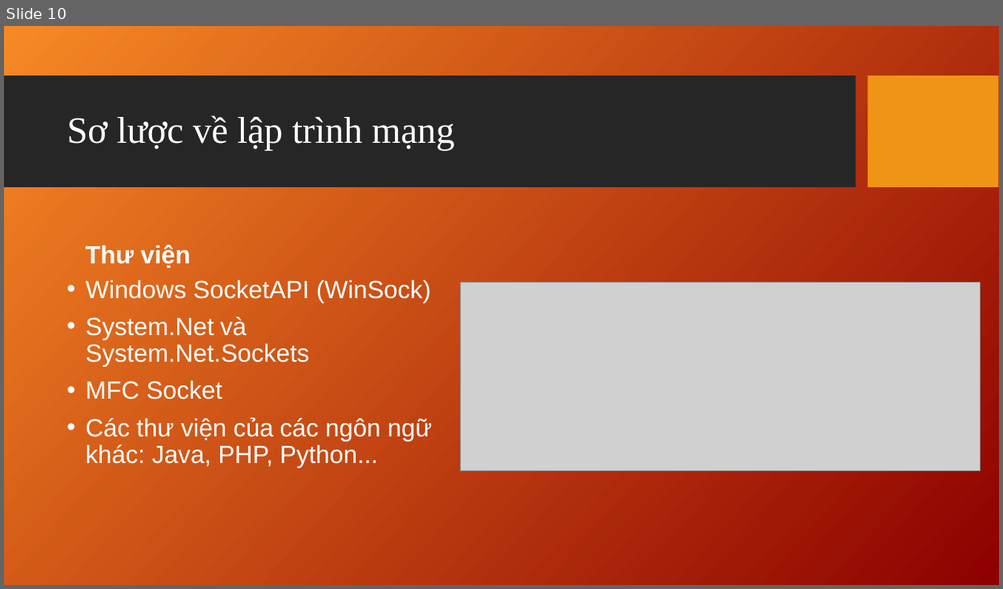
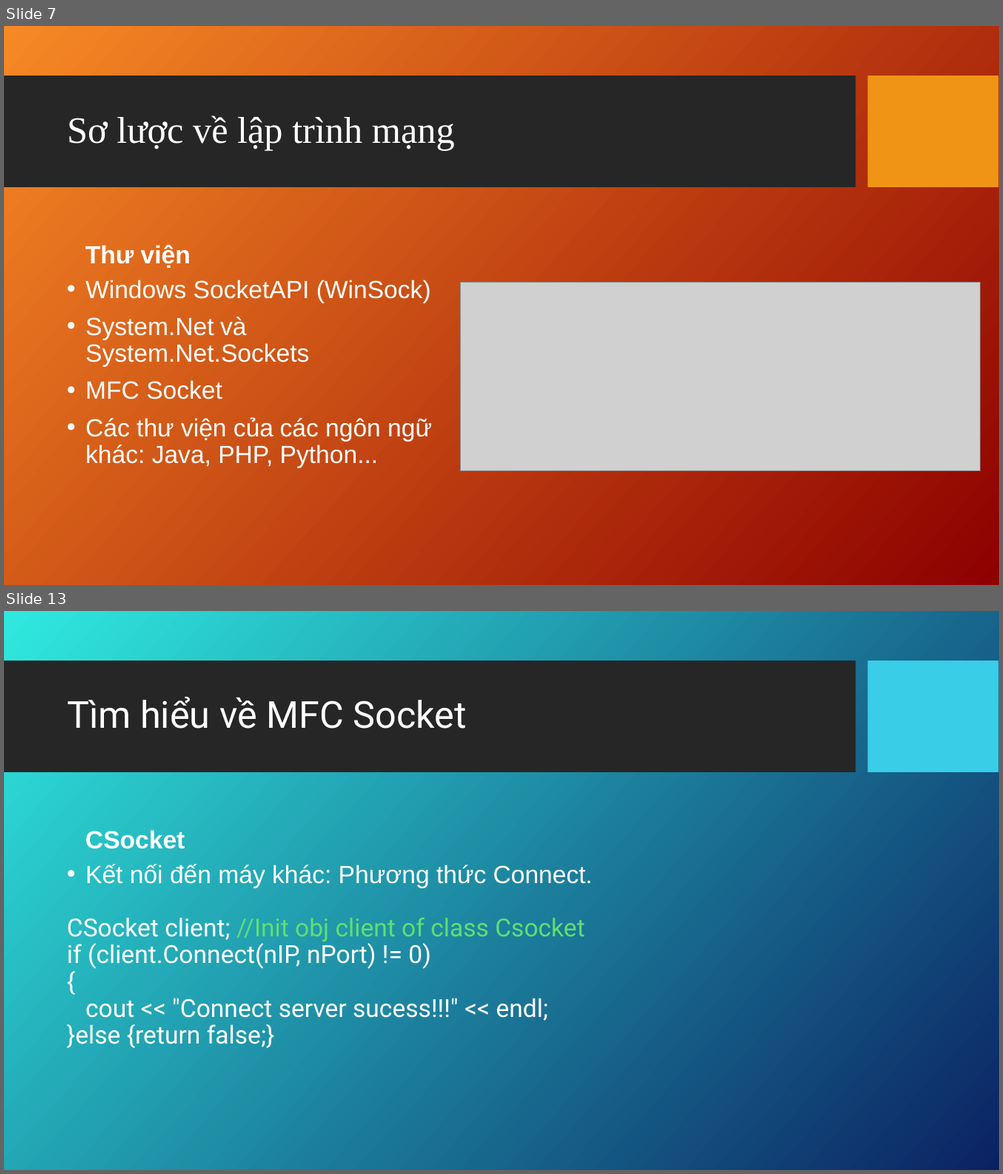
Before and after one commit to bahao247/ChattingApp, a slide deck: Documents/Socket_Connect_Presentation_TuanNA_2142.ppt. Shown one above the other, each under a label of ours: slide 10 before the commit, slides 7 and 13 after it; the slides between them are not shown. The pictures are 1003x589 and 1003x1174 pixels, drawn with LibreOffice and Linux fonts; fonts in the diff are those of the drawing; grey boxes stand for pictures; background and template pictures are left out. Boxes give left, top, right and bottom in pixels: in the first picture for what was removed or moved away, otherwise in the second. Text is boxed around its words. In the diff, an @@ line names an element or a change of style, - is before the commit and + after.

```diff
--- a/Documents/Socket_Connect_Presentation_TuanNA_2142.ppt
+++ b/Documents/Socket_Connect_Presentation_TuanNA_2142.ppt
@@ slide 13 added at (x1=4, y1=611, x2=999, y2=1170), background picture (left out); not listed: 1 template element that a slide beside it also shows @@
@@ rectangle added at (x1=868, y1=661, x2=998, y2=773), fill #39CDE7 @@
@@ title added at (x1=67, y1=696, x2=466, y2=729), 36 pt, text #FFFFFF @@
+Tìm hiểu về MFC Socket
@@ text added at (x1=85, y1=830, x2=185, y2=849), 24 pt, text #FFFFFF, bold @@
+CSocket
@@ text added at (x1=67, y1=864, x2=592, y2=1048), 24 pt, text #FFFFFF @@
+• Kết nối đến máy khác: Phương thức Connect.
+CSocket client; //Init obj client of class Csocket
+if (client.Connect(nIP, nPort) != 0)
+{
+cout << "Connect server sucess!!!" << endl;
+}else {return false;}
@@ what was slide 10 is now slide 7 @@
```
Also in this commit, not shown: 15 other slides added, 13 slides removed, 3 other files.
